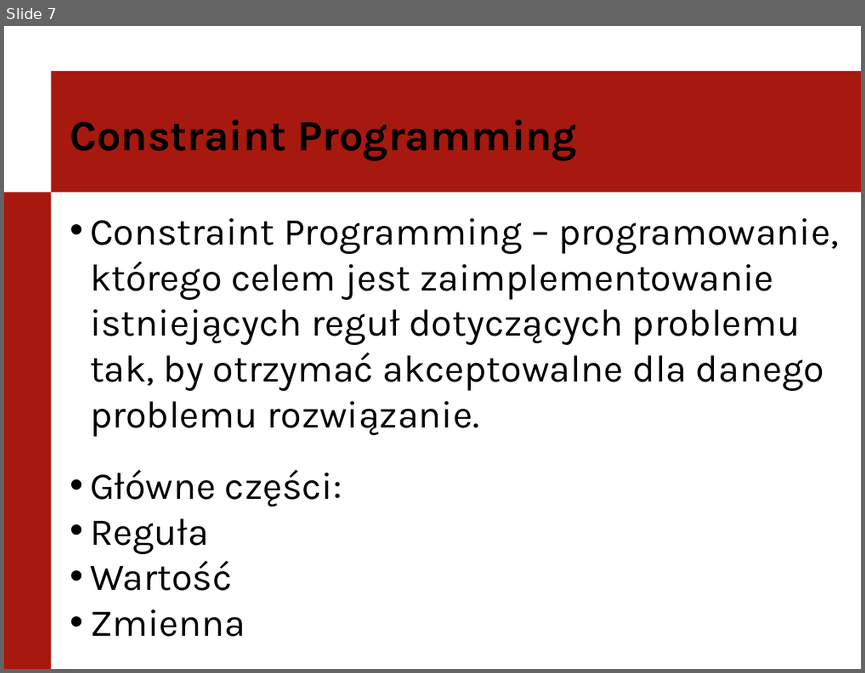
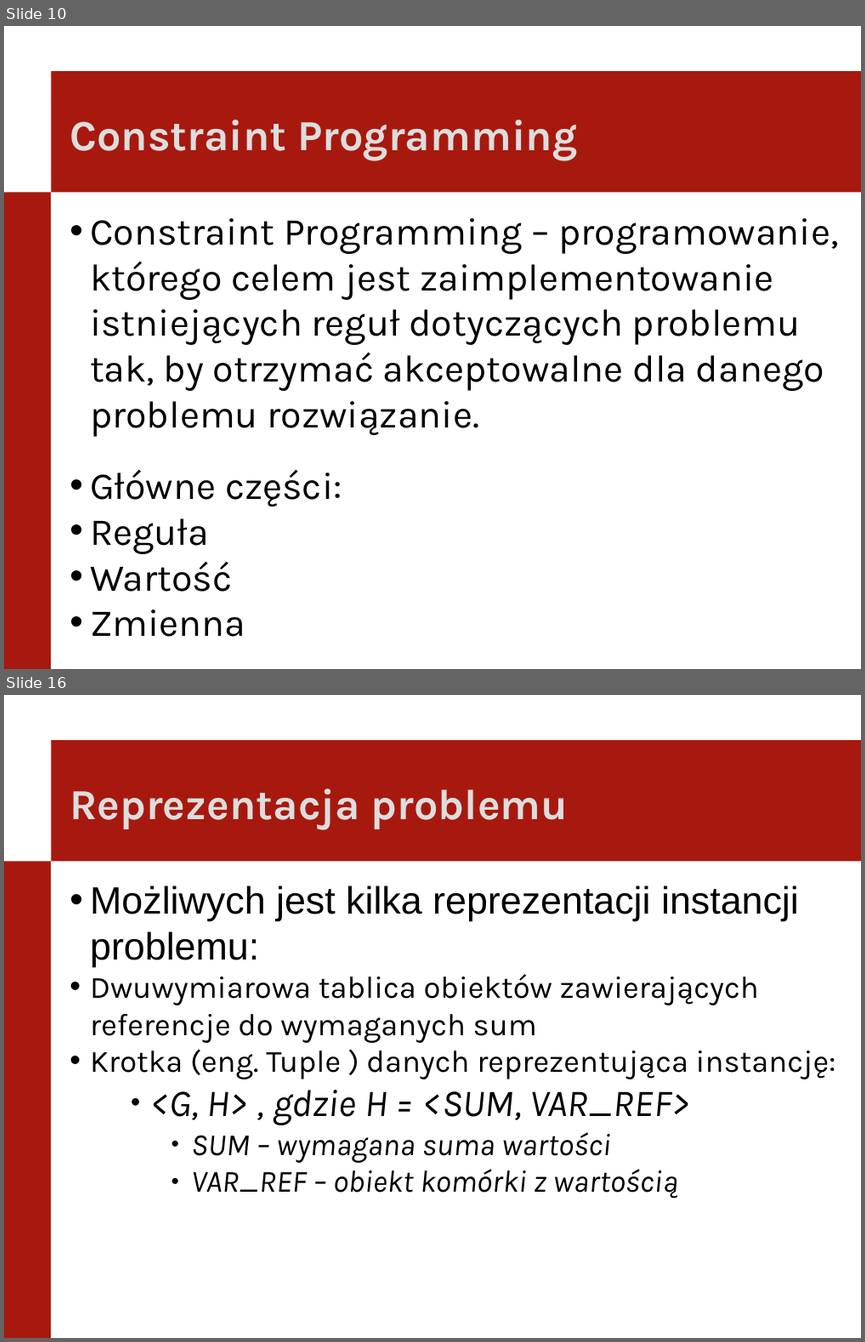
Before and after one commit to itomi/kakuro, a slide deck: Documentation/PierwszaPrezentacja.pptx. Shown one above the other, each under a label of ours: slide 7 before the commit, slides 10 and 16 after it; the slides between them are not shown. The pictures are 865x673 and 865x1342 pixels, drawn with LibreOffice and Linux fonts; fonts in the diff are those of the drawing; background and template pictures are left out. Boxes give left, top, right and bottom in pixels: in the first picture for what was removed or moved away, otherwise in the second. Text is boxed around its words. In the diff, an @@ line names an element or a change of style, - is before the commit and + after.

```diff
--- a/Documentation/PierwszaPrezentacja.pptx
+++ b/Documentation/PierwszaPrezentacja.pptx
@@ slide 16 added at box(4, 695, 861, 1338), background #FFFFFF; not listed: 2 template elements that a slide beside it also shows @@
@@ text added at box(69, 789, 568, 830), 36 pt, text #DDDDDD, bold @@
+Reprezentacja problemu
@@ text added at box(90, 885, 836, 1198), 26 pt, text #000000 @@
+• Możliwych jest kilka reprezentacji instancji problemu:
+• Dwuwymiarowa tablica obiektów zawierających referencje do wymaganych sum
+• Krotka (eng. Tuple ) danych reprezentująca instancję:
+      ● <G, H> , gdzie H = <SUM, VAR_REF>
+          ● SUM – wymagana suma wartości
+          ● VAR_REF – obiekt komórki z wartością
@@ what was slide 7 is now slide 10 @@
@@ slide 10 changed as well @@
@@ text "Constraint Programming" at box(69, 120, 577, 161): text colour #000000 to #DDDDDD @@
```
Also in this commit, not shown: 8 other slides changed, 12 other slides added, 1 other file.
